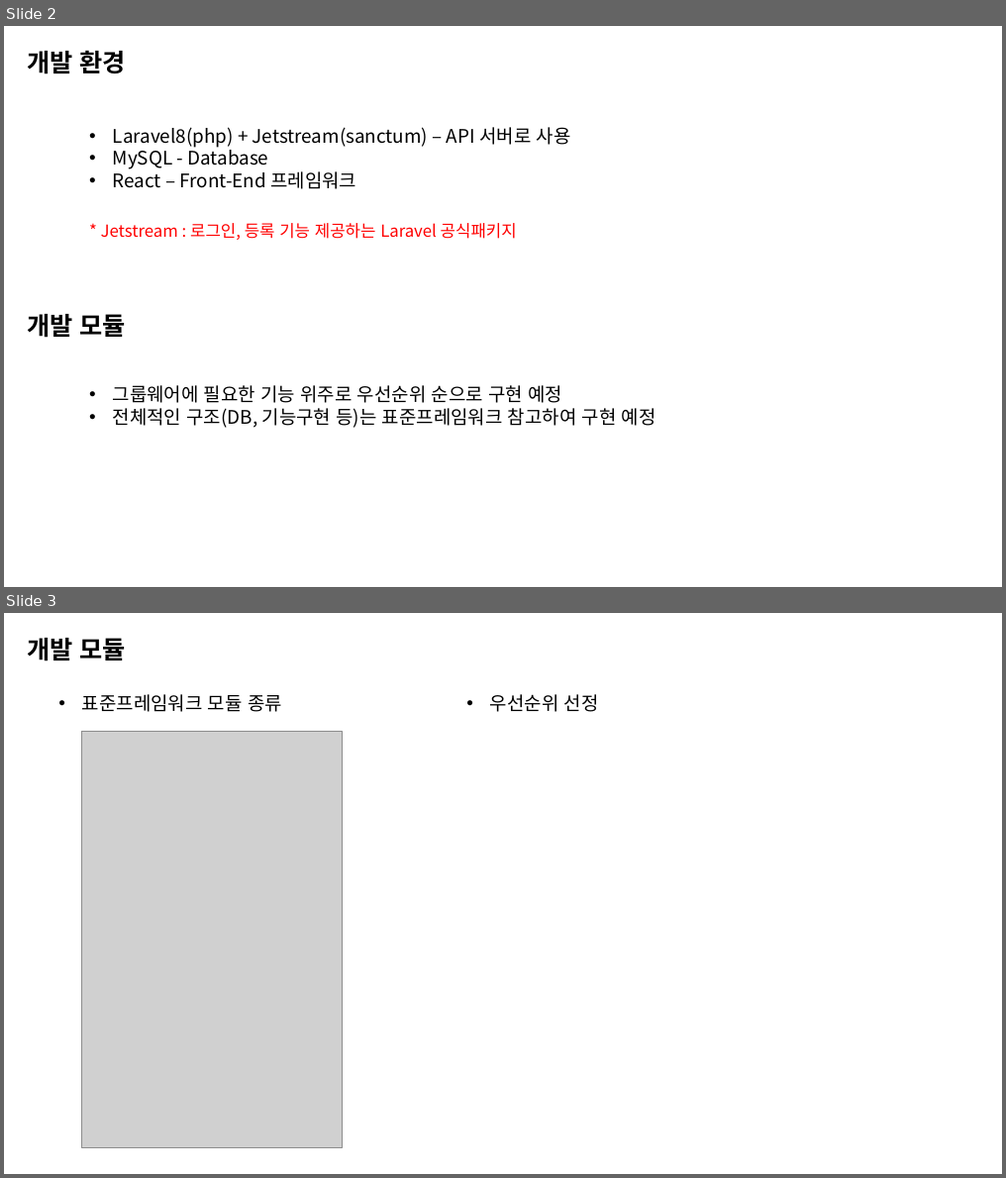
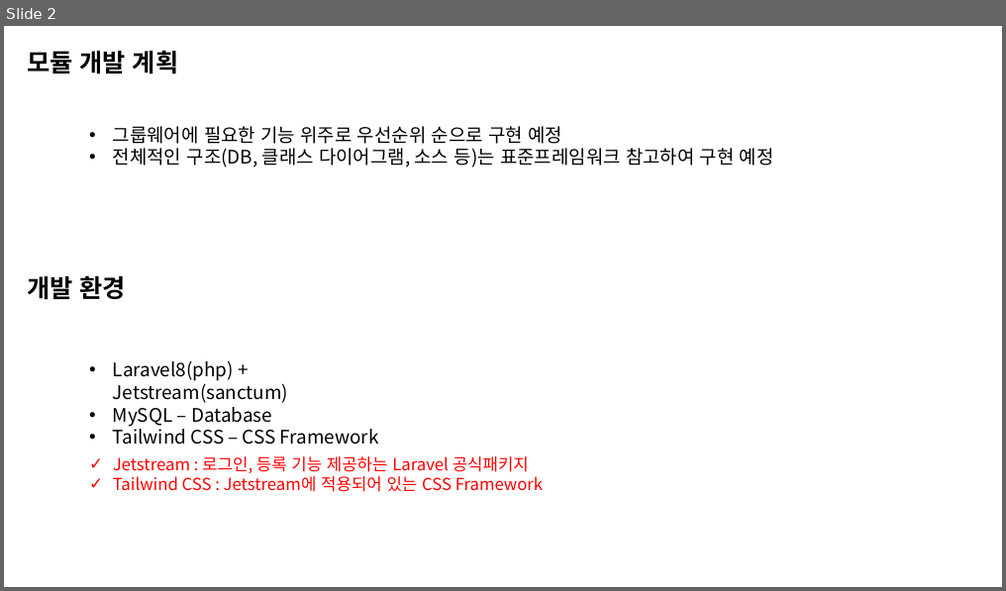
Before and after one commit to ryong890314/laravel-component, a slide deck: doc/Laravel 모듈 개발기획안.pptx. Shown one above the other, each under a label of ours: slides 2 and 3 before the commit, slide 2 after it. The pictures are 1006x1178 and 1006x591 pixels, drawn with LibreOffice and Linux fonts; fonts in the diff are those of the drawing; grey boxes stand for pictures. Boxes give left, top, right and bottom in pixels: in the first picture for what was removed or moved away, otherwise in the second. Text is boxed around its words. In the diff, an @@ line names an element or a change of style, - is before the commit and + after.

```diff
--- a/doc/Laravel 모듈 개발기획안.pptx
+++ b/doc/Laravel 모듈 개발기획안.pptx
@@ slide 3 removed at box(4, 613, 1002, 1174), background #FFFFFF @@
@@ text removed at box(27, 638, 126, 662) @@
-개발 모듈
@@ text removed at box(82, 694, 282, 712) @@
-• 표준프레임워크 모듈 종류
@@ text removed at box(490, 694, 599, 712) @@
-• 우선순위 선정
@@ picture removed at box(82, 731, 342, 1149) @@
@@ slide 2 changed as well @@
@@ text at box(27, 50, 178, 75): text changed @@
-개발 모듈
+모듈 개발 계획
@@ text "그룹웨어에 필요한 기능 위주로 우선순위 ...": place and size @@
-text "그룹웨어에 필요한 기능 위주로 우선순위 ..." at box(113, 385, 656, 428)
+text "그룹웨어에 필요한 기능 위주로 우선순위 ..." at box(113, 126, 774, 168)
@@ text at box(113, 148, 774, 168): text changed @@
-• 전체적인 구조(DB, 기능구현 등)는 표준프레임워크 참고하여 구현 예정
+• 전체적인 구조(DB, 클래스 다이어그램, 소스 등)는 표준프레임워크 참고하여 구현 예정
@@ text "개발 환경": place and size @@
-text "개발 환경" at box(27, 50, 126, 75)
+text "개발 환경" at box(27, 275, 126, 300)
@@ text at box(113, 361, 379, 445): text changed @@
-• Laravel8(php) + Jetstream(sanctum) – API 서버로 사용
-• MySQL - Database
-• React – Front-End 프레임워크
+• Laravel8(php) + Jetstream(sanctum)
+• MySQL – Database
+• Tailwind CSS – CSS Framework
@@ text at box(113, 457, 543, 492): text changed @@
-* Jetstream : 로그인, 등록 기능 제공하는 Laravel 공식패키지
+✓ Jetstream : 로그인, 등록 기능 제공하는 Laravel 공식패키지
+✓ Tailwind CSS : Jetstream에 적용되어 있는 CSS Framework
```
Also in this commit, not shown: 1 other slide changed, 4 slides added, 1 other slide removed.
